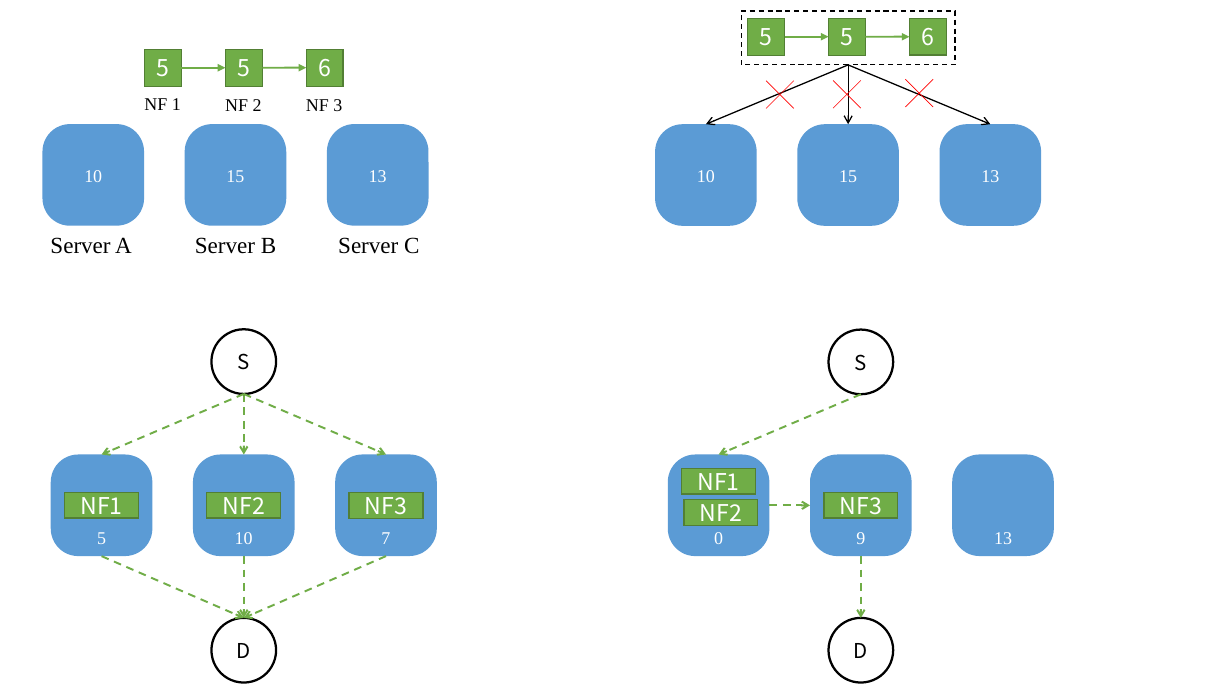
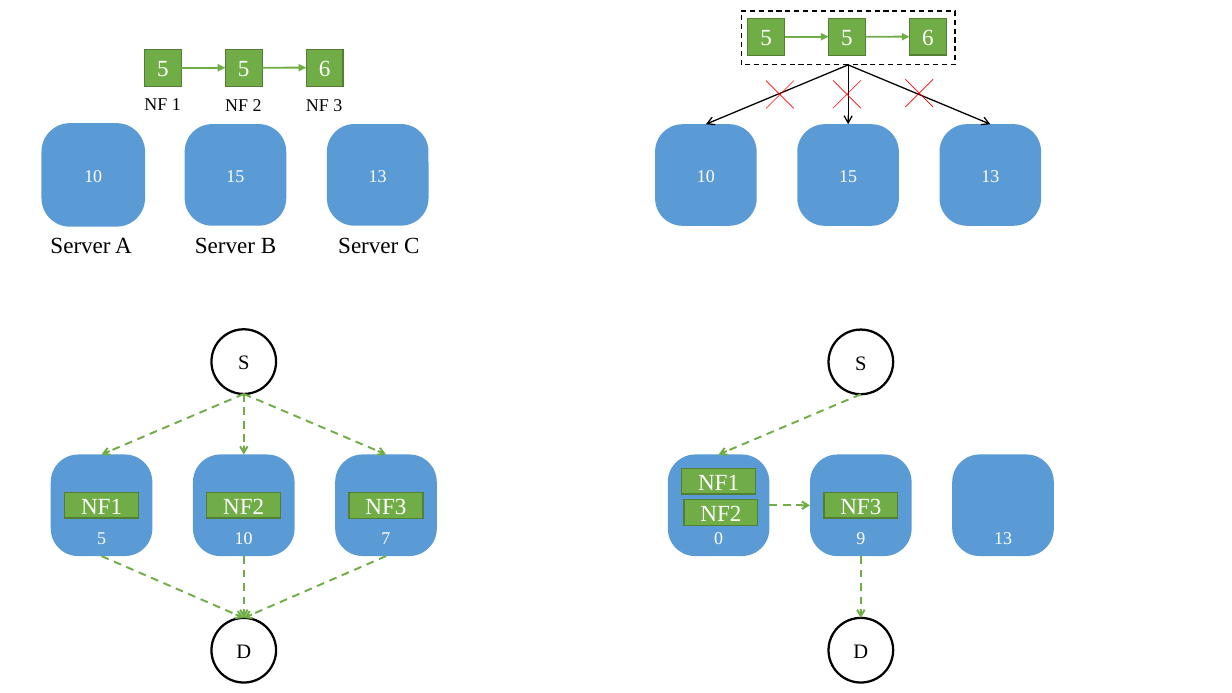
Before and after one commit to fnrg-nfv/flexchain, a slide deck: slide 16 of docs/figures_xsh.pptx. Drawn at 1232x693 pixels with LibreOffice and Linux fonts; fonts in the diff are those of the drawing. Boxes give left, top, right and bottom in pixels: in the first picture for what was removed or moved away, otherwise in the second. Text is boxed around its words. In the diff, an @@ line names an element or a change of style, - is before the commit and + after.

```diff
--- a/docs/figures_xsh.pptx
+++ b/docs/figures_xsh.pptx
@@ font Noto Sans CJK SC to Times New Roman in 16 elements at (682, 469, 756, 494), (684, 500, 758, 526), (824, 493, 898, 518), (65, 493, 139, 518), (207, 493, 281, 518), (349, 493, 423, 518), (212, 329, 276, 394), (212, 618, 276, 683), (829, 330, 894, 395), (829, 618, 894, 683), (748, 18, 785, 55), (829, 18, 866, 55), (909, 18, 946, 55), (144, 49, 181, 86), (226, 49, 262, 86), (306, 49, 343, 86) @@
```
Also in this commit, not shown: 2 other slides changed, 3 other files.
